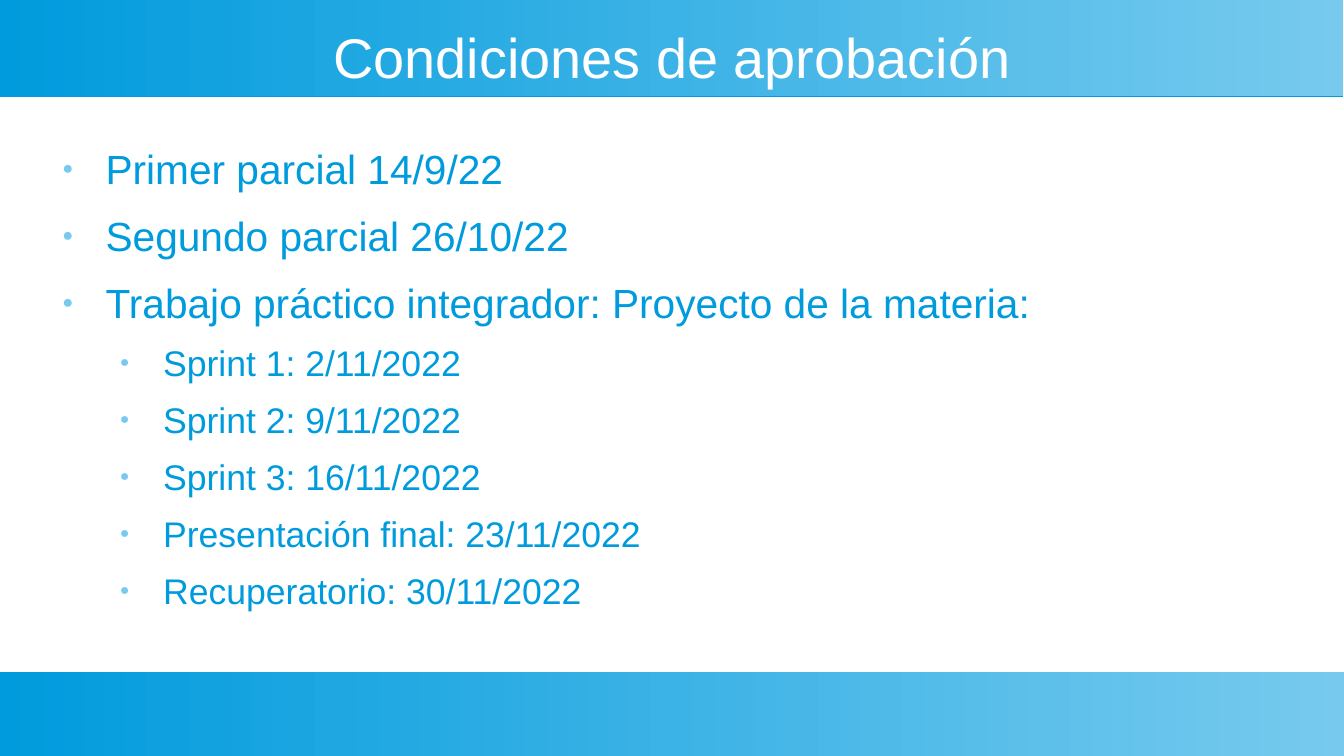
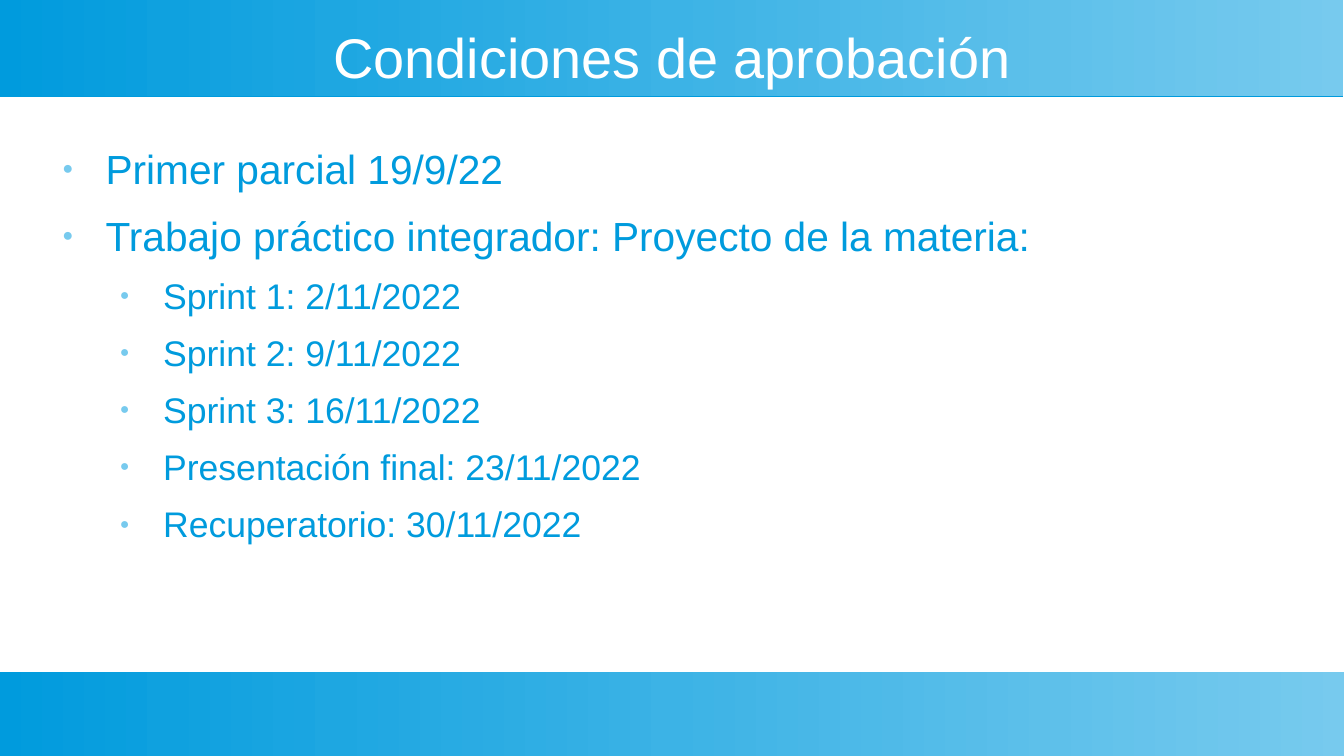
Before and after one commit to manueladriancaceres-ort/tp2-belgranoc, a slide deck: slide 6 of clase1/presentacion.odp. Drawn at 1344x756 pixels with LibreOffice and Linux fonts; fonts in the diff are those of the drawing. Boxes give left, top, right and bottom in pixels: in the first picture for what was removed or moved away, otherwise in the second. Text is boxed around its words. In the diff, an @@ line names an element or a change of style, - is before the commit and + after.

```diff
--- a/clase1/presentacion.odp
+++ b/clase1/presentacion.odp
@@ text at bbox=[106, 154, 503, 192]: text changed @@
-● Primer parcial 14/9/22
-● Segundo parcial 26/10/22
+● Primer parcial 19/9/22
```
Also in this commit, not shown: 1 other slide changed, 31 other files.
